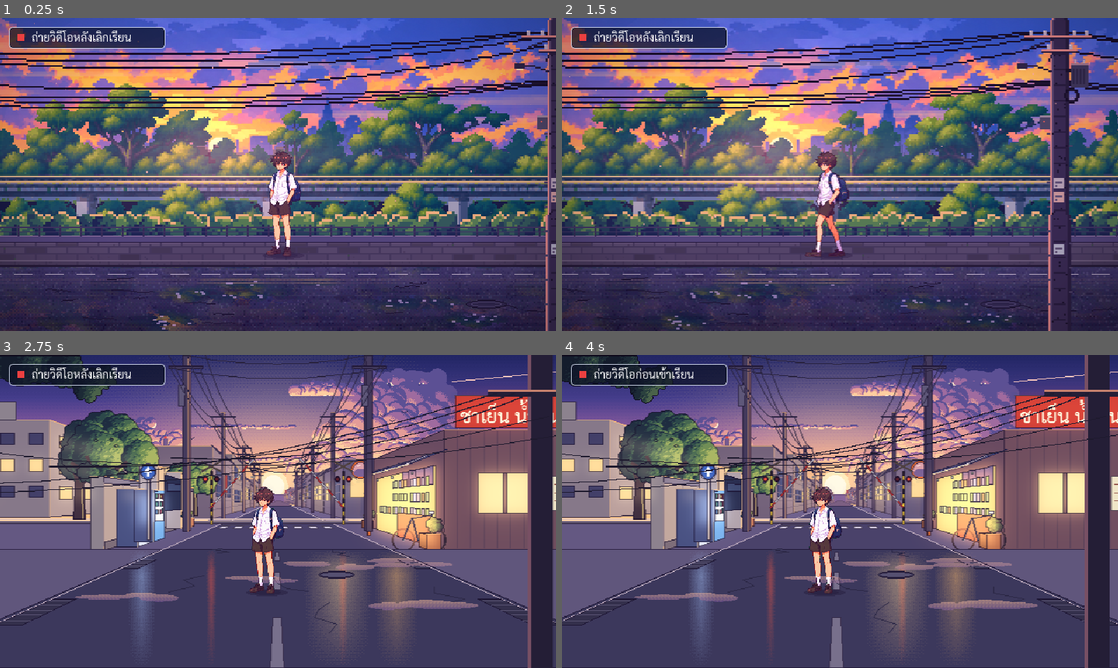
Above: before the commit, frames 1-4 (two rows, left to right).
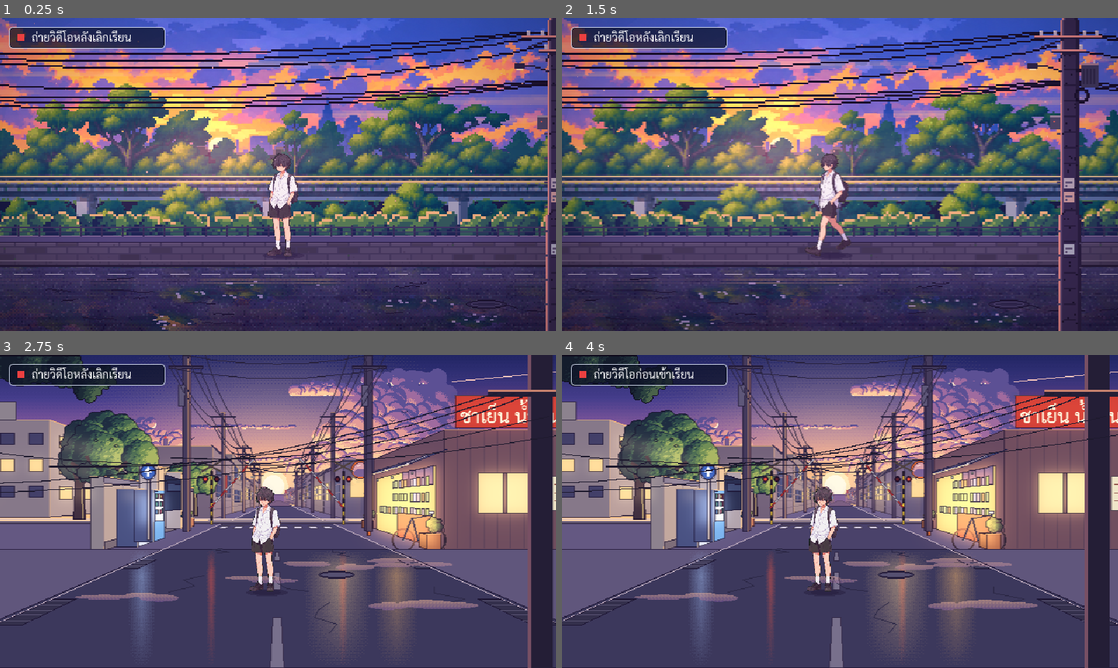
Above: after the commit, the same moments.

Repository: nerfmez/Story-game
Game: Godot game, scene res://scenes/main.tscn
Two runs of this game, one before a commit and one after it. Both use one fixed random seed, a clock stepped at 60 frames per second and the inputs below.
Inputs (mouse positions are in pixels of both pictures, inside the frame that each line leads up to):
- Up to frame 1 (0.25 s): no input
- Up to frame 2 (1.5 s): tap Enter (ui_accept) at 0.5, 0.77 s; move the mouse to (962, 158) at 0.52 s; hold Right (ui_right) 0.53-1.28 s; tap M at 0.6 s; click (962, 158) at 0.67 s; move the mouse to (728, 190) at 1.27 s; hold Left (ui_left) from 1.28 s (still down); tap R at 1.35 s
- Up to frame 3 (2.75 s): tap Enter (ui_accept) at 1.52 s; move the mouse to (333, 442) at 2.02 s; release Left (ui_left) at 2.03 s; hold Right (ui_right) from 2.03 s (still down); tap Tab at 2.1 s
- Up to frame 4 (4 s): move the mouse to (812, 574) at 2.77 s; tap T at 2.85 s; click (812, 574) at 2.92 s; tap Enter (ui_accept) at 3.02, 3.77 s; move the mouse to (1006, 558) at 3.52 s; release Right (ui_right) at 3.53 s; hold Left (ui_left) from 3.53 s (still down); tap M at 3.6 s

The runs differ from the first frame. In frame 1, 0.7% of the frame differs, in the area x 47-55%, y 42-77%; in frame 2, 14%, in the area x 0-100%, y 0-100%; in frame 3, 0.6%; in frame 4, 0.6%.

Commit message:
Hero redone from the character design: black hair, black bag, shorts and shoes
New still and five clips (idle, walk, phone, umbrella idle, umbrella walk) made
from the design art. One colour correction for every clip (fitted on the idle,
apply_colour_fit.py), heads of the walk/umbrella clips scaled to the idle's
proportion, walks steadied with an even bob. Walker frame counts, offsets and
speeds measured from the new sheets. import_char_video.py now finds black hair.

Co-Authored-By: Claude Opus 5.5 <noreply@anthropic.com>
Claude-Session: https://claude.ai/code/session_011NAKRUA9btL4iodwTEM3Dh

Diff:
--- a/scripts/hero_walker.gd
+++ b/scripts/hero_walker.gd
@@ -8,10 +8,10 @@
 ## - สร้างจากภาพนิ่ง (idle_fps = 0): 6 เฟรมจาก tools/make_idle_anim.py (หายใจ 3 ท่า + หลับตา)
 ## หรือภาพเดียวก็ได้ (idle_frames = 1)
 @export var idle_texture: Texture2D
-@export var idle_frames := 36
+@export var idle_frames := 32
 @export var idle_fps := 12.0
 ## เลื่อนภาพยืนให้ลำตัวตรงกับท่าเดิน (หันซ้าย / พลิกหันขวา)
-@export var idle_offset := Vector2(-1, 0)
+@export var idle_offset := Vector2(0, 0)
 ## แถวของพื้นที่เท้าแตะ นับจากตำแหน่งตัวละคร (ภาพยืนและท่าเดินวางเท้าแถวนี้)
 @export var ground_row := 121
 ## จังหวะหายใจ: (ท่า, วินาที) 0 ปกติ, 1 ไหล่และแขนลง 1px, 2 หัวตามลง
@@ -22,53 +22,53 @@
 @export var blink_every := Vector2(2.2, 5.0)
 @export var blink_time := 0.13
 @export var walk_texture: Texture2D
-@export var walk_frames := 15
-## เฟรมต่อวินาทีของท่าเดิน (15 เฟรมต่อรอบ = 1.25 วินาที เท่าวิดีโอต้นฉบับ)
+@export var walk_frames := 18
+## เฟรมต่อวินาทีของท่าเดิน (18 เฟรมต่อรอบ = 1.5 วินาที เท่าวิดีโอต้นฉบับ 36 เฟรมที่ 24fps)
 ## 24 เฟรม/วินาทีลื่นเกินไปสำหรับภาพพิกเซล 12 ดูเป็นแอนิเมชันมากกว่า
 @export var walk_fps := 12.0
-## ความเร็วเดิน (พิกเซล/วินาที) = เท้าที่วางบนพื้นในภาพเลื่อน ~5.9 พิกเซล/เฟรม x 12 เฟรม/วินาที
+## ความเร็วเดิน (พิกเซล/วินาที) = เท้าที่วางบนพื้นในภาพเลื่อน ~4.5 พิกเซล/เฟรม x 12 เฟรม/วินาที
 ## ต้องเท่ากันพอดี ไม่งั้นเท้าไถลบนถนนและดูกระตุกทุกก้าว
-@export var speed := 71.0
+@export var speed := 54.0
 ## เฟรมที่เท้าแตะพื้น (เล่นเสียงเท้า)
-@export var step_frames: Array[int] = [4, 11]
+@export var step_frames: Array[int] = [0, 9]
 ## เสียงเท้า (AudioStreamRandomizer ที่สุ่มเสียง/ระดับเสียงให้ไม่ซ้ำ)
 @export var step_sound: AudioStreamPlayer
 ## ภาพท่าเดินกว้างกว่าภาพยืน เลื่อนให้ลำตัวตรงกับภาพยืน (ตอนหันซ้าย / ตอนพลิกหันขวา)
-@export var walk_offset := Vector2(-20, 0)
-@export var walk_offset_flipped := Vector2(-5, 0)
+@export var walk_offset := Vector2(-18, 0)
+@export var walk_offset_flipped := Vector2(-11, 0)
 ## ภาพยืนตอนพลิกหันขวา เลื่อนให้ลำตัวอยู่ที่เดิม
-@export var idle_offset_flipped := Vector2(0, 0)
+@export var idle_offset_flipped := Vector2(-1, 0)
 
 ## ยืนนานๆ แล้วหยิบโทรศัพท์ขึ้นมาดู (แผ่นภาพจาก tools/import_idle_video.py --match)
 ## เฟรม 0..phone_take_out-1 = หยิบออกมา, ที่เหลือ = ถือดู (เล่นไป-กลับวน ไม่มีรอยต่อ)
 ## พอกดเดิน เล่นท่าหยิบย้อนกลับเร็วๆ (เก็บโทรศัพท์) แล้วค่อยเดิน
 @export var phone_texture: Texture2D
-@export var phone_frames := 60
-@export var phone_take_out := 18
+@export var phone_frames := 62
+@export var phone_take_out := 22
 @export var phone_fps := 12.0
 ## ยืนกี่วินาทีถึงหยิบโทรศัพท์ (สุ่มในช่วงนี้)
 @export var phone_after := Vector2(5.0, 8.0)
 ## เฟรมของท่ายืนที่ตรงกับเฟรมแรกของท่าโทรศัพท์ (สลับตรงนี้ภาพจึงไม่กระโดด)
-@export var phone_from_idle_frame := 4
+@export var phone_from_idle_frame := 5
 ## เก็บโทรศัพท์: เล่นท่าหยิบย้อนกลับที่ phone_fps แต่ข้ามทีละกี่เฟรม (2 = เร็วกว่าตอนหยิบ 2 เท่า
 ## โดยยังเปลี่ยนภาพ 12 ครั้ง/วินาทีเท่าตอนหยิบ ไม่ลื่นเกินไปแบบเล่นทุกเฟรม 24 ครั้ง/วินาที)
 @export var phone_put_away_step := 2
-@export var phone_offset := Vector2(-5, 0)
-@export var phone_offset_flipped := Vector2(0, 0)
+@export var phone_offset := Vector2(-9, 0)
+@export var phone_offset_flipped := Vector2(-2, 0)
 
 ## ถือร่ม (ตอนฝนตก main.gd เปิดให้): ใช้ภาพยืน/เดินถือร่มแทน (tools/import_char_video.py)
 ## มีจำนวนเฟรม ตำแหน่ง ความเร็วเดิน และจังหวะเสียงเท้าของตัวเอง ไม่หยิบโทรศัพท์ (มือถือร่มอยู่)
 @export var umbrella_idle_texture: Texture2D
-@export var umbrella_idle_frames := 24
-@export var umbrella_idle_offset := Vector2(-30, 0)
-@export var umbrella_idle_offset_flipped := Vector2(-9, 0)
+@export var umbrella_idle_frames := 23
+@export var umbrella_idle_offset := Vector2(-28, 0)
+@export var umbrella_idle_offset_flipped := Vector2(-15, 0)
 @export var umbrella_walk_texture: Texture2D
-@export var umbrella_walk_frames := 14
-@export var umbrella_walk_offset := Vector2(-31, 0)
-@export var umbrella_walk_offset_flipped := Vector2(-8, 0)
-## เท้าที่วางบนพื้นในภาพเดินถือร่มเลื่อน ~6.2 พิกเซล/เฟรม x 12 เฟรม/วินาที
-@export var umbrella_speed := 74.0
-@export var umbrella_step_frames: Array[int] = [0, 7]
+@export var umbrella_walk_frames := 15
+@export var umbrella_walk_offset := Vector2(-25, 0)
+@export var umbrella_walk_offset_flipped := Vector2(-10, 0)
+## เท้าที่วางบนพื้นในภาพเดินถือร่มเลื่อน ~5 พิกเซล/เฟรม x 12 เฟรม/วินาที
+@export var umbrella_speed := 60.0
+@export var umbrella_step_frames: Array[int] = [2, 9]
 var umbrella := false
 var _plain := {}
 
Binary file added: art_source/hero2_casual_greenscreen.png
Binary file added: art_source/hero2_umbrella_greenscreen.png
Binary file added: art_source/hero2_uniform_greenscreen.png
Binary file changed: assets/characters/hero_idle_video.png
Binary file changed: assets/characters/hero_phone.png
Binary file changed: assets/characters/hero_umbrella_idle.png
Binary file changed: assets/characters/hero_umbrella_walk.png
Binary file changed: assets/characters/hero_uniform.png
Binary file changed: assets/characters/hero_walk.png
Not shown, changed: README.md
Not shown, added: art_source/hero2_idle.mp4
Not shown, added: art_source/hero2_phone.mp4
(and 5 more such lines)
